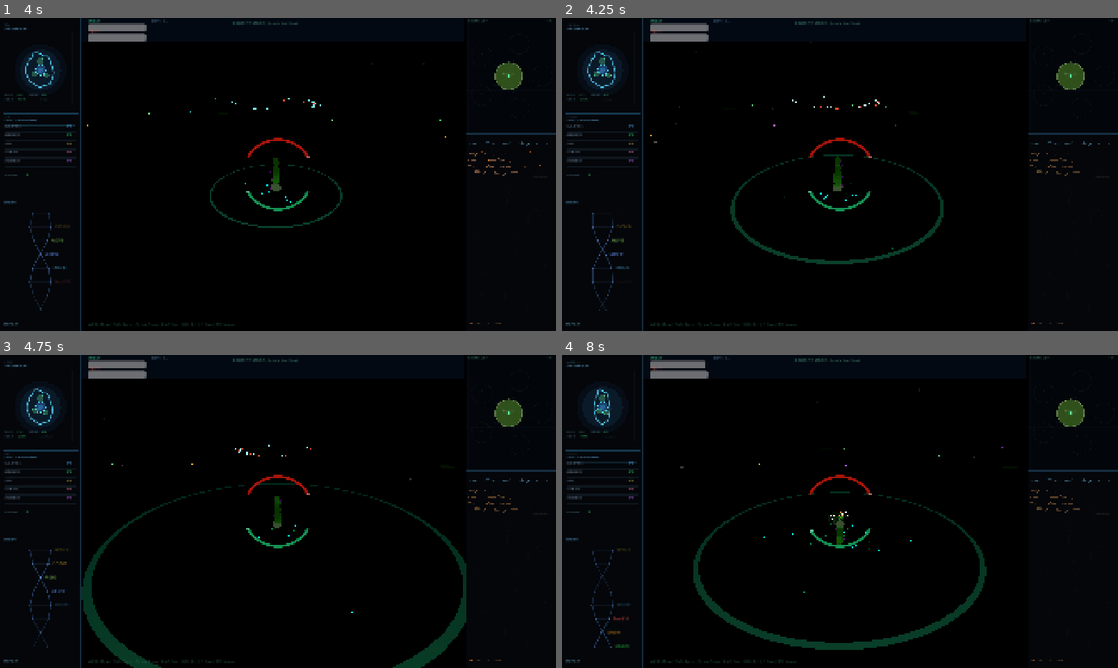
Above: before the commit, frames 1-4 (two rows, left to right).
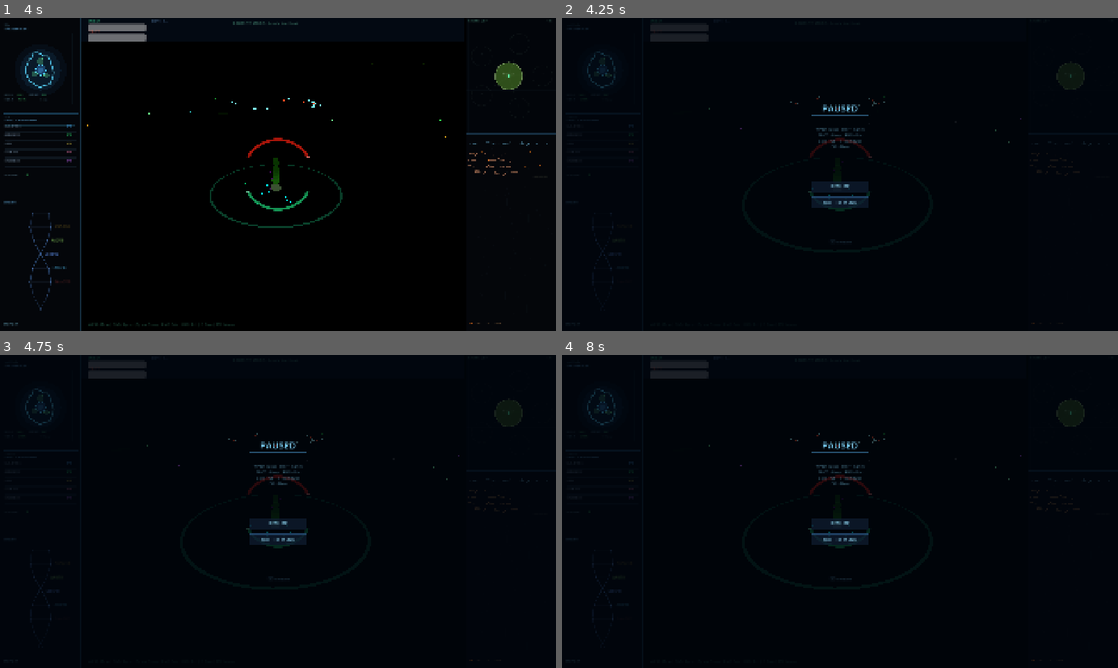
Above: after the commit, the same moments.

Repository: gnoobs75/3volov3
Game: Godot game, scene res://scenes/snake_stage.tscn
Two runs of this game, one before a commit and one after it. Both use one fixed random seed, a clock stepped at 60 frames per second and the inputs below. This scene is started directly instead of the project's main scene.
Inputs (mouse positions are in pixels of both pictures, inside the frame that each line leads up to):
- Up to frame 1 (4 s): tap Enter at 0.5 s; move the mouse to (400, 158) at 0.52 s; press the mouse at (400, 158) at 0.53 s; hold D (move_right) 0.53-1.25 s; tap Space at 0.77, 3.77 s; release the mouse at (400, 158) at 1.25 s; drag from (166, 190) to (250, 237) at 1.27 s; move the mouse to (333, 105) at 2.02 s; hold D (move_right) 2.03-2.75 s; hold Q (focus_out) 2.03-2.75 s; click (333, 105) at 2.17 s; drag from (250, 237) to (111, 127) at 2.77 s; move the mouse to (444, 221) at 3.52 s; hold A (move_left) from 3.53 s (still down); tap F (metabolize) at 3.6 s; click (444, 221) at 3.67 s
- Up to frame 2 (4.25 s): keep holding A (move_left); tap Escape (ui_cancel) at 4.15 s
- Up to frame 3 (4.75 s): release A (move_left) at 4.25 s; drag from (111, 464) to (194, 433) at 4.27 s
- Up to frame 4 (8 s): move the mouse to (867, 511) at 5.02 s; hold S (move_down) 5.03-5.75 s; tap Tab (toggle_crispr) at 5.1 s; click (867, 511) at 5.17 s; drag from (756, 433) to (728, 527) at 5.77 s; move the mouse to (962, 495) at 6.52 s; hold W (move_up) 6.53-7.25 s; tap E (combat_toxin) at 6.6 s; click (962, 495) at 6.67 s; tap Space at 6.77 s; drag from (728, 527) to (812, 574) at 7.27 s

Frame 1 is identical in both runs. In frame 2, 4.4% of the frame differs, in the area x 0-100%, y 0-100%; in frame 3, 5.7%; in frame 4, 5.5%.

Commit message:
Add escape menu to parasite stage
- Created pause_menu.gd for snake stage with ESC toggle
- Shows controls for snake stage (WASD, Bite, Pull, Stun)
- Added pause/unpause functionality to snake_stage_manager.gd
- Integrated pause menu with resume and quit buttons
- Matches cell stage pause menu design and functionality

Fixes #2

Co-authored-by: gnoobs75 <gnoobs75@users.noreply.github.com>

Diff:
--- /dev/null
+++ b/scripts/snake_stage/pause_menu.gd
@@ -0,0 +1,99 @@
+extends Control
+## Pause menu for Snake Stage: ESC toggles, shows controls, resume/quit buttons.
+## Draws procedurally — no scene file needed.
+
+signal resumed
+signal quit_to_menu
+
+var _time: float = 0.0
+var _hover_button: int = -1  # 0=Resume, 1=Quit
+
+const BUTTONS: Array = [
+	{"label": "RESUME", "action": "resume"},
+	{"label": "QUIT TO MENU", "action": "quit"},
+]
+
+func _ready() -> void:
+	mouse_filter = Control.MOUSE_FILTER_STOP
+
+func _process(delta: float) -> void:
+	_time += delta
+	# Check hover
+	var vp := get_viewport_rect().size
+	var mouse := get_local_mouse_position()
+	_hover_button = -1
+	for i in range(BUTTONS.size()):
+		var btn_rect := _get_button_rect(vp, i)
+		if btn_rect.has_point(mouse):
+			_hover_button = i
+	queue_redraw()
+
+func _gui_input(event: InputEvent) -> void:
+	if event is InputEventMouseButton and event.pressed and event.button_index == MOUSE_BUTTON_LEFT:
+		if _hover_button == 0:
+			AudioManager.play_ui_select()
+			resumed.emit()
+		elif _hover_button == 1:
+			AudioManager.play_ui_select()
+			quit_to_menu.emit()
+
+func _get_button_rect(vp: Vector2, index: int) -> Rect2:
+	var bw: float = 200.0
+	var bh: float = 40.0
+	var cx: float = vp.x * 0.5
+	var by: float = vp.y * 0.52 + index * 55.0
+	return Rect2(cx - bw * 0.5, by, bw, bh)
+
+func _draw() -> void:
+	var vp := get_viewport_rect().size
+	var font := ThemeDB.fallback_font
+
+	# Dim background
+	draw_rect(Rect2(0, 0, vp.x, vp.y), Color(0.0, 0.02, 0.05, 0.75))
+
+	# Title
+	var title := "PAUSED"
+	var ts := font.get_string_size(title, HORIZONTAL_ALIGNMENT_CENTER, -1, 32)
+	draw_string(font, Vector2((vp.x - ts.x) * 0.5, vp.y * 0.3), title, HORIZONTAL_ALIGNMENT_LEFT, -1, 32, Color(0.5, 0.85, 1.0, 0.95))
+
+	# Decorative line under title
+	var line_w: float = 200.0
+	var line_y: float = vp.y * 0.3 + 12.0
+	draw_line(Vector2(vp.x * 0.5 - line_w * 0.5, line_y), Vector2(vp.x * 0.5 + line_w * 0.5, line_y), Color(0.3, 0.6, 0.8, 0.5), 1.0)
+
+	# Controls reference (updated for snake stage)
+	var controls: Array = [
+		"WASD - Move    SHIFT - Sprint",
+		"SPACE - Creep    RMB - Bite",
+		"LMB - Pull    E - Stun Burst",
+		"ESC - Menu",
+	]
+	var cy: float = vp.y * 0.36
+	for line in controls:
+		var ls := font.get_string_size(line, HORIZONTAL_ALIGNMENT_CENTER, -1, 12)
+		draw_string(font, Vector2((vp.x - ls.x) * 0.5, cy), line, HORIZONTAL_ALIGNMENT_LEFT, -1, 12, Color(0.4, 0.65, 0.75, 0.6))
+		cy += 20.0
+
+	# Buttons
+	for i in range(BUTTONS.size()):
+		var rect := _get_button_rect(vp, i)
+		var hover: bool = (_hover_button == i)
+		var bg_color := Color(0.1, 0.25, 0.4, 0.8) if hover else Color(0.06, 0.12, 0.2, 0.7)
+		var border_color := Color(0.4, 0.8, 1.0, 0.8) if hover else Color(0.2, 0.4, 0.6, 0.5)
+		var text_color := Color(0.7, 0.95, 1.0, 1.0) if hover else Color(0.5, 0.75, 0.85, 0.9)
+
+		draw_rect(rect, bg_color)
+		# Border
+		draw_rect(Rect2(rect.position.x, rect.position.y, rect.size.x, 1), border_color)
+		draw_rect(Rect2(rect.position.x, rect.position.y + rect.size.y - 1, rect.size.x, 1), border_color)
+		draw_rect(Rect2(rect.position.x, rect.position.y, 1, rect.size.y), border_color)
+		draw_rect(Rect2(rect.position.x + rect.size.x - 1, rect.position.y, 1, rect.size.y), border_color)
+
+		var label: String = BUTTONS[i].label
+		var label_s := font.get_string_size(label, HORIZONTAL_ALIGNMENT_CENTER, -1, 16)
+		draw_string(font, Vector2(rect.position.x + (rect.size.x - label_s.x) * 0.5, rect.position.y + 26), label, HORIZONTAL_ALIGNMENT_LEFT, -1, 16, text_color)
+
+	# Version / hint at bottom
+	var hint := "ESC to resume"
+	var hs := font.get_string_size(hint, HORIZONTAL_ALIGNMENT_CENTER, -1, 11)
+	draw_string(font, Vector2((vp.x - hs.x) * 0.5, vp.y * 0.72), hint, HORIZONTAL_ALIGNMENT_LEFT, -1, 11, Color(0.3, 0.5, 0.6, 0.4))
--- a/scripts/snake_stage/snake_stage_manager.gd
+++ b/scripts/snake_stage/snake_stage_manager.gd
@@ -44,6 +44,10 @@
 var _health_bar: ProgressBar = null
 var _controls_label: Label = null
 var _vitals_hud: Control = null  # Curved arc bars
+
+# --- Pause menu ---
+var _pause_menu: Control = null
+var _paused: bool = false
 
 func _ready() -> void:
 	_setup_environment()
@@ -406,6 +410,17 @@
 	observer_notes.size_flags_vertical = Control.SIZE_EXPAND_FILL
 	observer_notes.mouse_filter = Control.MOUSE_FILTER_IGNORE
 	right_vbox.add_child(observer_notes)
+
+	# Pause menu (on HUD layer, hidden until ESC)
+	var pause_script = load("res://scripts/snake_stage/pause_menu.gd")
+	_pause_menu = Control.new()
+	_pause_menu.set_script(pause_script)
+	_pause_menu.name = "PauseMenu"
+	_pause_menu.set_anchors_preset(Control.PRESET_FULL_RECT)
+	_pause_menu.visible = false
+	_pause_menu.resumed.connect(_unpause)
+	_pause_menu.quit_to_menu.connect(_quit_to_menu)
+	hud.add_child(_pause_menu)
 
 # --- Scan pulse timer ---
 var _scan_timer: float = 0.0
@@ -433,6 +448,13 @@
 var _sonar_next_free: int = 0  # fast free-slot search
 
 func _process(delta: float) -> void:
+	# Pause toggle (ESC)
+	if Input.is_action_just_pressed("ui_cancel"):
+		if _paused:
+			_unpause()
+		else:
+			_pause()
+
 	_update_hud()
 	_manage_nutrients()
 
@@ -1322,3 +1344,21 @@
 		# Purple-tinted flash
 		_hallucination_overlay.color = Color(0.4, 0.1, 0.5, 0.25)
 		_hallucination_overlay.visible = true
+
+# --- Pause menu functions ---
+func _pause() -> void:
+	_paused = true
+	get_tree().paused = true
+	_pause_menu.visible = true
+	_pause_menu.process_mode = Node.PROCESS_MODE_ALWAYS
+	AudioManager.play_ui_open()
+
+func _unpause() -> void:
+	_paused = false
+	get_tree().paused = false
+	_pause_menu.visible = false
+
+func _quit_to_menu() -> void:
+	_paused = false
+	get_tree().paused = false
+	GameManager.go_to_menu()
